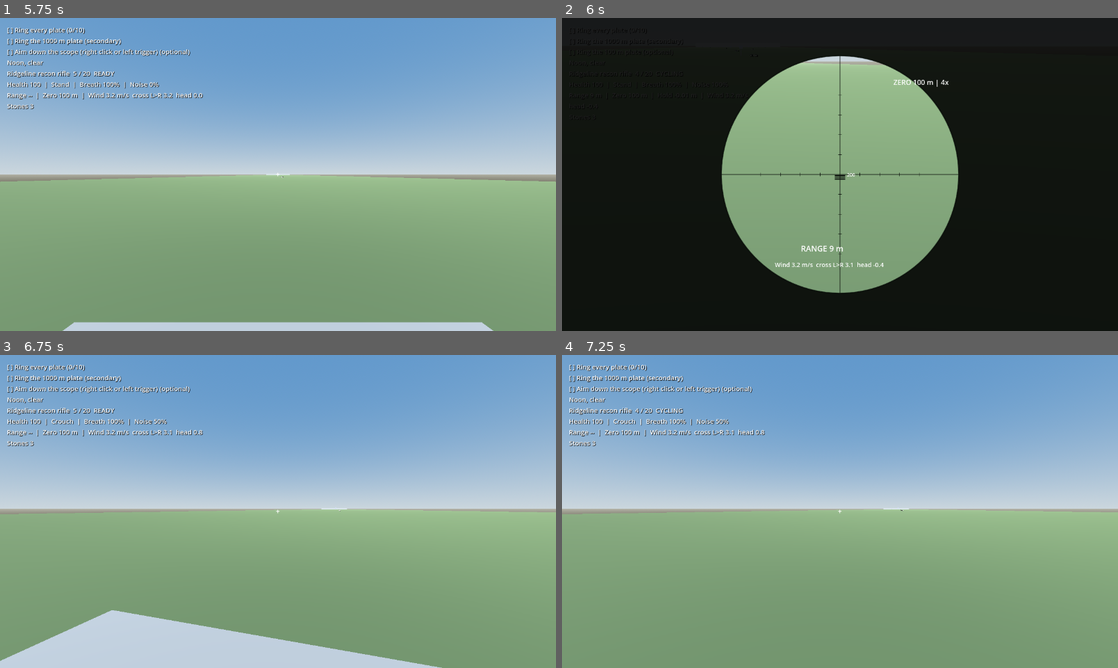
Above: before the commit, frames 1-4 (two rows, left to right).
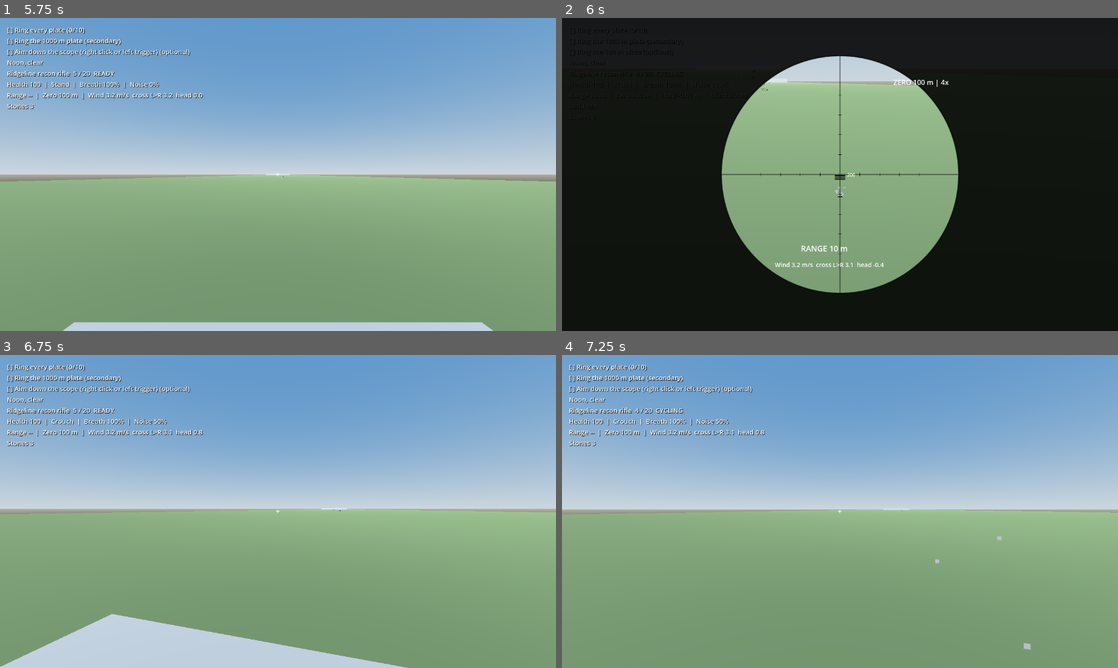
Above: after the commit, the same moments.

Repository: adam656677-oss/sniper
Game: Godot game, scene res://scenes/ui/main_menu.tscn
The game is run twice, just before and just after one commit, with the same random seed, the same clock (stepped at 60 frames per second) and the same inputs.
Inputs (mouse positions are in pixels of both pictures, inside the frame that each line leads up to):
- Up to frame 1 (5.75 s): click "Settings" at 0.5 s; click "Vertical sync" at 1.25 s; click "Apply" at 2 s; click "Defaults" at 2.75 s; click "Back" at 3.5 s; click "Missions" at 4.25 s; click "Shooting range" at 5 s
- Up to frame 2 (6 s): tap Enter at 5.75 s; move the mouse to (867, 174) at 5.77 s; hold W (move_forward) from 5.78 s (still down); hold Right mouse button (aim) from 5.78 s (still down); click (867, 174) at 5.92 s
- Up to frame 3 (6.75 s): keep holding W (move_forward); tap C (crouch) at 6.05, 6.6 s; tap N (restart) at 6.5 s; move the mouse to (250, 511) at 6.52 s; release Right mouse button (aim) at 6.53 s
- Up to frame 4 (7.25 s): keep holding W (move_forward); click (812, 511) at 6.8 s

Frame 1 is identical in both runs. In frame 2, 1.5% of the frame differs, in the area x 35-64%, y 14-75%; in frame 3, 1.3%; in frame 4, 0.3%.

Commit message:
Add shot feel: recoil, head bob, tracers, impacts, bullet holes and hit marker
Checklist items 1.9 and 1.12 (systems). ShotFeedback kicks the view by
the weapon's recoil (3 degrees rifle, 1.2 sidearm) and recovers it
exponentially, bobs the head while walking unless aiming or reduced
motion is on, draws tracers for rifle rounds beyond 60 m, and spawns a
dust puff on every impact plus a bullet hole on non-living surfaces,
capped at 64. The crosshair turns into a hit marker, red on a kill. The
weapon rig now reports impact points and normals. New feedback suite and
a tenth screenshot.

Co-Authored-By: Claude Opus 5.5 <noreply@anthropic.com>
Claude-Session: https://claude.ai/code/session_01Eowivxxx5e3dLJLdS68ERi

Diff:
--- a/compound_mission.tscn
+++ b/compound_mission.tscn
@@ -12,6 +12,7 @@
 [ext_resource type="Script" path="res://scenes/ui/pause_menu.gd" id="10"]
 [ext_resource type="Script" path="res://scenes/ui/results_screen.gd" id="11"]
 [ext_resource type="Script" path="res://scenes/weapons/scope_view.gd" id="12"]
+[ext_resource type="Script" path="res://scenes/fx/shot_feedback.gd" id="13"]
 
 [node name="CompoundMission" type="Node3D"]
 script = ExtResource("1")
@@ -32,6 +33,9 @@
 
 [node name="StealthKit" type="Node" parent="."]
 script = ExtResource("9")
+
+[node name="ShotFeedback" type="Node3D" parent="."]
+script = ExtResource("13")
 
 [node name="ScopeView" type="SubViewport" parent="."]
 size = Vector2i(1024, 1024)
--- a/main.tscn
+++ b/main.tscn
@@ -12,6 +12,7 @@
 [ext_resource type="Script" path="res://scenes/ui/pause_menu.gd" id="10"]
 [ext_resource type="Script" path="res://scenes/ui/results_screen.gd" id="11"]
 [ext_resource type="Script" path="res://scenes/weapons/scope_view.gd" id="12"]
+[ext_resource type="Script" path="res://scenes/fx/shot_feedback.gd" id="13"]
 
 [node name="Mission" type="Node3D"]
 script = ExtResource("1")
@@ -32,6 +33,9 @@
 
 [node name="StealthKit" type="Node" parent="."]
 script = ExtResource("9")
+
+[node name="ShotFeedback" type="Node3D" parent="."]
+script = ExtResource("13")
 
 [node name="ScopeView" type="SubViewport" parent="."]
 size = Vector2i(1024, 1024)
--- a/mission.gd
+++ b/mission.gd
@@ -12,6 +12,8 @@
 @onready var stealth: StealthKit = $StealthKit
 @onready var results: ResultsScreen = $HUDLayer/Results
 @onready var scope_view: ScopeView = $ScopeView
+@onready var feedback: ShotFeedback = $ShotFeedback
+@onready var crosshair: Label = $HUDLayer/Crosshair
 var measured_range := -1.0
 var last_long_shot := 0.0
 var stats := {"shots": 0, "hits": 0, "kills": 0, "longest_kill": 0.0, "elapsed": 0.0, "detections": 0}
@@ -36,6 +38,7 @@
 	stealth.level = level
 	level.target_killed.connect(on_target_killed)
 	weapon.fired.connect(on_weapon_fired)
+	weapon.impact.connect(on_impact)
 	weapon.body_hit.connect(on_body_hit)
 	level.coordinator.level_changed.connect(on_alert_changed)
 	level.mission_log.objective_changed.connect(on_objective_changed)
@@ -71,13 +74,19 @@
 	get_tree().reload_current_scene()
 	return true
 
+func on_impact(position: Vector3, normal: Vector3, body: Node3D) -> void:
+	var living := body != null and body.has_method("take_hit")
+	feedback.impact(position, normal, not living)
+
 func on_weapon_fired(profile: WeaponProfile) -> void:
+	feedback.kick(profile)
 	stats.shots += 1
 	level.report_noise(camera.global_position, 25.0 if profile.suppressed else 400.0)
 
 func on_body_hit(body: Node3D, _shape_index: int, _damage: float, _distance: float) -> void:
 	if body and body.has_method("take_hit"):
 		stats.hits += 1
+		feedback.show_hit(body.has_method("is_alive") and not body.is_alive())
 
 func on_alert_changed(level_value: int) -> void:
 	if level_value >= AlertCoordinator.Level.ALERT:
@@ -262,9 +271,25 @@
 		sway.set_holding(is_aiming() and Input.is_action_pressed("hold_breath"))
 		sway.advance(delta)
 	var offset := sway.offset_degrees() if is_aiming() and GameState.simulation_active() else Vector2.ZERO
-	camera.rotation_degrees = Vector3(offset.y, offset.x, 0.0)
+	camera.rotation_degrees = Vector3(offset.y + feedback.recoil_degrees, offset.x, 0.0)
+	camera.position.y = feedback.bob_offset()
+
+const CROSSHAIR := "+"
+const HIT_MARKER := "X"
+
+func update_crosshair() -> void:
+	if feedback.hit_marker_time > 0.0:
+		crosshair.text = HIT_MARKER
+		crosshair.modulate = Color(1, 0.2, 0.2) if feedback.hit_marker_kill else Color(1, 1, 1)
+	else:
+		crosshair.text = CROSSHAIR
+		crosshair.modulate = Color(1, 1, 1)
 
 func _physics_process(delta: float) -> void:
+	if GameState.simulation_active():
+		feedback.advance(delta, Vector2(player.velocity.x, player.velocity.z).length(), is_aiming(), Settings.reduced_motion())
+	feedback.draw_tracers(weapon.projectiles)
+	update_crosshair()
 	weapon.wind = level.current_wind()
 	weapon.advance_weapon(delta)
 	weapon.advance_projectiles(delta)
--- a/range_mission.tscn
+++ b/range_mission.tscn
@@ -12,6 +12,7 @@
 [ext_resource type="Script" path="res://scenes/ui/pause_menu.gd" id="10"]
 [ext_resource type="Script" path="res://scenes/ui/results_screen.gd" id="11"]
 [ext_resource type="Script" path="res://scenes/weapons/scope_view.gd" id="12"]
+[ext_resource type="Script" path="res://scenes/fx/shot_feedback.gd" id="13"]
 
 [node name="RangeMission" type="Node3D"]
 script = ExtResource("1")
@@ -32,6 +33,9 @@
 
 [node name="StealthKit" type="Node" parent="."]
 script = ExtResource("9")
+
+[node name="ShotFeedback" type="Node3D" parent="."]
+script = ExtResource("13")
 
 [node name="ScopeView" type="SubViewport" parent="."]
 size = Vector2i(1024, 1024)
--- /dev/null
+++ b/scenes/fx/shot_feedback.gd
@@ -0,0 +1,114 @@
+class_name ShotFeedback
+extends Node3D
+
+# Visual feedback for shots: tracer lines for rounds in flight, dust puffs and
+# bullet holes where rounds land, and recoil/head-bob camera offsets.
+# Lives under the mission; tracers and impacts are drawn in world space.
+
+const MAX_HOLES := 64
+const TRACER_MIN_DISTANCE := 60.0
+const RECOIL_RECOVERY := 8.0 # per second, exponential
+const BOB_AMPLITUDE := 0.035
+const BOB_FREQUENCY := 9.0
+
+var recoil_degrees := 0.0
+var bob_time := 0.0
+var holes: Array[Node3D] = []
+var tracer_mesh := ImmediateMesh.new()
+var tracer_instance: MeshInstance3D
+var hit_marker_time := 0.0
+var hit_marker_kill := false
+
+func _ready() -> void:
+	tracer_instance = MeshInstance3D.new()
+	tracer_instance.mesh = tracer_mesh
+	var material := StandardMaterial3D.new()
+	material.shading_mode = BaseMaterial3D.SHADING_MODE_UNSHADED
+	material.albedo_color = Color(1.0, 0.85, 0.5, 0.9)
+	material.transparency = BaseMaterial3D.TRANSPARENCY_ALPHA
+	tracer_instance.material_override = material
+	tracer_instance.cast_shadow = GeometryInstance3D.SHADOW_CASTING_SETTING_OFF
+	add_child(tracer_instance)
+
+func kick(profile: WeaponProfile) -> void:
+	recoil_degrees += profile.recoil_degrees
+
+func show_hit(killed: bool) -> void:
+	hit_marker_time = 0.35 if killed else 0.2
+	hit_marker_kill = killed
+
+func advance(delta: float, moving_speed: float, aiming: bool, reduced_motion: bool) -> void:
+	recoil_degrees *= exp(-RECOIL_RECOVERY * maxf(delta, 0.0))
+	if recoil_degrees < 0.01:
+		recoil_degrees = 0.0
+	hit_marker_time = maxf(0.0, hit_marker_time - delta)
+	if moving_speed > 0.5 and not aiming and not reduced_motion:
+		bob_time += delta * BOB_FREQUENCY * clampf(moving_speed / 5.0, 0.4, 1.2)
+	else:
+		bob_time = 0.0
+
+func bob_offset() -> float:
+	return sin(bob_time) * BOB_AMPLITUDE if bob_time > 0.0 else 0.0
+
+# Lines from each round's launch point to its current position, once it is far enough out to read.
+func draw_tracers(projectiles: Array[Dictionary]) -> void:
+	tracer_mesh.clear_surfaces()
+	var drawn := 0
+	for projectile in projectiles:
+		if float(projectile.distance) < TRACER_MIN_DISTANCE or not projectile.has("origin"):
+			continue
+		if drawn == 0:
+			tracer_mesh.surface_begin(Mesh.PRIMITIVE_LINES)
+		var head: Vector3 = projectile.position
+		var tail: Vector3 = head - Vector3(projectile.velocity).normalized() * 25.0
+		tracer_mesh.surface_add_vertex(tail)
+		tracer_mesh.surface_add_vertex(head)
+		drawn += 1
+	if drawn > 0:
+		tracer_mesh.surface_end()
+
+func tracer_count() -> int:
+	return tracer_mesh.get_surface_count()
+
+func impact(position: Vector3, normal: Vector3, leave_hole: bool) -> void:
+	var puff := CPUParticles3D.new()
+	puff.one_shot = true
+	puff.amount = 16
+	puff.lifetime = 0.6
+	puff.explosiveness = 0.9
+	puff.direction = normal if normal != Vector3.ZERO else Vector3.UP
+	puff.spread = 35.0
+	puff.initial_velocity_min = 1.0
+	puff.initial_velocity_max = 3.0
+	puff.gravity = Vector3(0, -3, 0)
+	puff.scale_amount_min = 0.05
+	puff.scale_amount_max = 0.15
+	puff.color = Color(0.55, 0.5, 0.42)
+	var quad := QuadMesh.new()
+	quad.size = Vector2(0.3, 0.3)
+	puff.mesh = quad
+	add_child(puff)
+	puff.global_position = position
+	puff.emitting = true
+	get_tree().create_timer(1.0).timeout.connect(puff.queue_free)
+	if leave_hole:
+		add_hole(position, normal)
+
+func add_hole(position: Vector3, normal: Vector3) -> void:
+	var hole := MeshInstance3D.new()
+	var quad := QuadMesh.new()
+	quad.size = Vector2(0.06, 0.06)
+	hole.mesh = quad
+	var material := StandardMaterial3D.new()
+	material.albedo_color = Color(0.05, 0.05, 0.05)
+	material.shading_mode = BaseMaterial3D.SHADING_MODE_UNSHADED
+	hole.material_override = material
+	hole.cast_shadow = GeometryInstance3D.SHADOW_CASTING_SETTING_OFF
+	add_child(hole)
+	var n := normal.normalized() if normal.length() > 0.01 else Vector3.BACK
+	hole.global_position = position + n * 0.01
+	var up := Vector3.UP if absf(n.dot(Vector3.UP)) < 0.99 else Vector3.FORWARD
+	hole.look_at(hole.global_position - n, up)
+	holes.append(hole)
+	while holes.size() > MAX_HOLES:
+		holes.pop_front().queue_free()
--- a/scenes/weapons/profiles/whisper_sidearm.tres
+++ b/scenes/weapons/profiles/whisper_sidearm.tres
@@ -20,3 +20,4 @@
 zero_range = 0.0
 damage = 30.0
 suppressed = true
+recoil_degrees = 1.2
--- a/scenes/weapons/weapon_profile.gd
+++ b/scenes/weapons/weapon_profile.gd
@@ -20,6 +20,7 @@
 @export var zero_range := 0.0
 @export var damage := 50.0
 @export var suppressed := false
+@export var recoil_degrees := 3.0
 
 func to_stats() -> Dictionary:
 	return {
--- a/scenes/weapons/weapon_rig.gd
+++ b/scenes/weapons/weapon_rig.gd
@@ -18,6 +18,7 @@
 
 signal body_hit(body: Node3D, shape_index: int, damage: float, distance: float)
 signal fired(profile: WeaponProfile)
+signal impact(position: Vector3, normal: Vector3, body: Node3D)
 
 var profiles: Array[WeaponProfile] = []
 var active := 0
@@ -128,6 +129,7 @@
 			"velocity": direction * current.muzzle_velocity,
 			"age": 0.0,
 			"distance": 0.0,
+			"origin": camera.global_position,
 			"profile": current
 		})
 		fired.emit(current)
@@ -141,6 +143,7 @@
 		var finish := origin + camera.global_basis * local_direction * current.max_range
 		var hit := Ballistics.trace_segment(space, origin, finish, excluded)
 		if not hit.is_empty():
+			impact.emit(hit.position, hit.normal, hit.collider)
 			body_hit.emit(hit.collider, int(hit.get("shape", -1)), current.damage, origin.distance_to(hit.position))
 	fired.emit(current)
 	return true
@@ -169,6 +172,7 @@
 			var hit := Ballistics.trace_segment(space, start, finish, excluded)
 			if not hit.is_empty():
 				var travelled: float = float(projectile.distance) + start.distance_to(hit.position)
+				impact.emit(hit.position, hit.normal, hit.collider)
 				body_hit.emit(hit.collider, int(hit.get("shape", -1)), shot_profile.damage, travelled)
 				removed = true
 				break
--- /dev/null
+++ b/tests/feedback.gd
@@ -0,0 +1,88 @@
+extends SceneTree
+
+var failures := 0
+
+func check(condition: bool, label: String) -> void:
+	if condition:
+		print("PASS: " + label)
+	else:
+		failures += 1
+		push_error("FAIL: " + label)
+
+func _initialize() -> void:
+	call_deferred("run_tests")
+
+func run_tests() -> void:
+	root.get_node("Settings").reset()
+	var game = load("res://range_mission.tscn").instantiate()
+	root.add_child(game)
+	game.set_physics_process(false)
+	await physics_frame
+	await physics_frame
+	var fx = game.feedback
+	var weapon = game.weapon
+	# Recoil.
+	game.camera.global_position = Vector3(0, 1.6, 0)
+	game.camera.global_rotation = Vector3.ZERO
+	weapon.shot_remaining = 0.0
+	weapon.fire_weapon()
+	check(is_equal_approx(fx.recoil_degrees, 3.0), "A rifle shot kicks the view 3 degrees")
+	game.advance_sway(0.0)
+	check(game.camera.rotation_degrees.x >= 2.9, "Recoil lifts the camera")
+	fx.advance(0.25, 0.0, false, false)
+	check(fx.recoil_degrees < 0.5 and fx.recoil_degrees > 0.0, "Recoil recovers within a quarter second")
+	fx.advance(2.0, 0.0, false, false)
+	check(fx.recoil_degrees == 0.0, "Recoil settles fully")
+	weapon.select_weapon(1)
+	weapon.shot_remaining = 0.0
+	weapon.fire_weapon()
+	check(is_equal_approx(fx.recoil_degrees, 1.2), "The sidearm kicks less")
+	weapon.select_weapon(0)
+	fx.recoil_degrees = 0.0
+	# Head bob.
+	fx.advance(0.1, 5.0, false, false)
+	check(fx.bob_offset() != 0.0, "Walking bobs the head")
+	fx.advance(0.1, 5.0, true, false)
+	check(fx.bob_offset() == 0.0, "Aiming stops the bob")
+	fx.advance(0.1, 5.0, false, true)
+	check(fx.bob_offset() == 0.0, "Reduced motion stops the bob")
+	# Tracers.
+	weapon.projectiles.clear()
+	weapon.shot_remaining = 0.0
+	weapon.fire_weapon()
+	fx.draw_tracers(weapon.projectiles)
+	check(fx.tracer_count() == 0, "No tracer right at the muzzle")
+	weapon.advance_projectiles(0.1)
+	fx.draw_tracers(weapon.projectiles)
+	check(weapon.projectiles.size() == 1 and fx.tracer_count() == 1, "A round in flight draws a tracer")
+	weapon.projectiles.clear()
+	fx.draw_tracers(weapon.projectiles)
+	check(fx.tracer_count() == 0, "Tracers clear when the round is gone")
+	# Impacts and holes.
+	var wall: StaticBody3D = game.level.spawn_box(Vector3(30, 1.6, -20), Vector3(4, 4, 1), Color.GRAY)
+	await physics_frame
+	await physics_frame
+	var children_before: int = fx.get_child_count()
+	game.camera.global_position = Vector3(30, 1.6, 0)
+	game.camera.global_rotation = Vector3.ZERO
+	weapon.shot_remaining = 0.0
+	weapon.fire_weapon()
+	weapon.advance_projectiles(0.2)
+	check(fx.holes.size() == 1 and fx.get_child_count() >= children_before + 2, "A wall hit leaves a dust puff and a hole")
+	check(fx.holes[0].global_position.z > -19.5 - 0.05 and fx.holes[0].global_position.z < -19.4, "The hole sits on the wall face")
+	for i in range(70):
+		fx.add_hole(Vector3(i, 0, 0), Vector3.UP)
+	check(fx.holes.size() == fx.MAX_HOLES, "Bullet holes are capped")
+	# Hit marker.
+	var plate = game.level.plate_at(100.0)
+	game.on_body_hit(plate, -1, 90.0, 100.0)
+	game.update_crosshair()
+	check(fx.hit_marker_time > 0.0 and game.crosshair.text == "X", "A hit shows a hit marker")
+	fx.advance(0.5, 0.0, false, false)
+	game.update_crosshair()
+	check(game.crosshair.text == "+", "The hit marker fades")
+	game.queue_free()
+	await process_frame
+	if failures == 0:
+		print("FEEDBACK TESTS PASSED")
+	quit(0 if failures == 0 else 1)
--- a/tools/capture.gd
+++ b/tools/capture.gd
@@ -41,6 +41,16 @@
 	game.weapon.toggle_aim()
 	await shot("04_compound_scoped")
 	game.weapon.toggle_aim()
+	game.player.global_position = Vector3(5, 1, -14)
+	game.player.rotation.y = 0.0
+	await process_frame
+	game.weapon.select_weapon(1)
+	for i in range(6):
+		game.weapon.shot_remaining = 0.0
+		game.weapon.fire_weapon()
+	await shot("10_impacts")
+	game.weapon.select_weapon(0)
+	game.weapon.toggle_aim()
 	game.stealth.toggle_binoculars()
 	await shot("05_binoculars")
 	game.queue_free()
Not shown: 1 places in compound_mission.tscn that only renumber resources
Binary file added: docs/screenshots/09_settings_keys.png
Not shown: 1 places in main.tscn that only renumber resources
Not shown: 1 places in range_mission.tscn that only renumber resources
Not shown, added: scenes/fx/shot_feedback.gd.uid
Not shown, added: tests/feedback.gd.uid
Not shown, changed: docs/CHECKLIST.md
Not shown, changed: docs/VALIDATION.md
